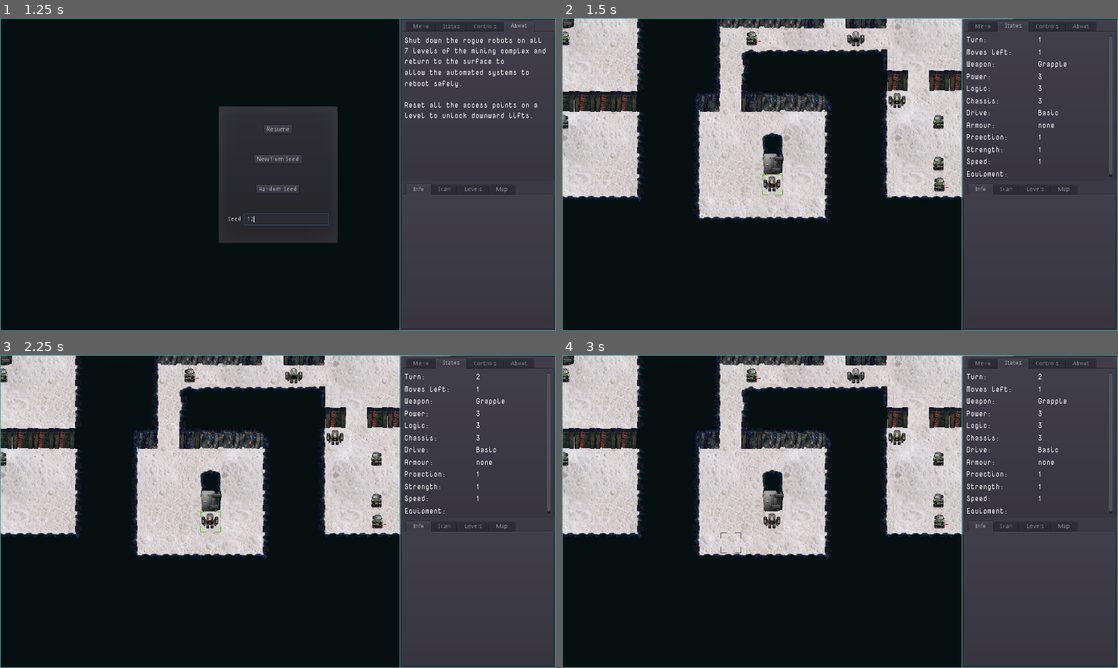
Above: before the commit, frames 1-4 (two rows, left to right).
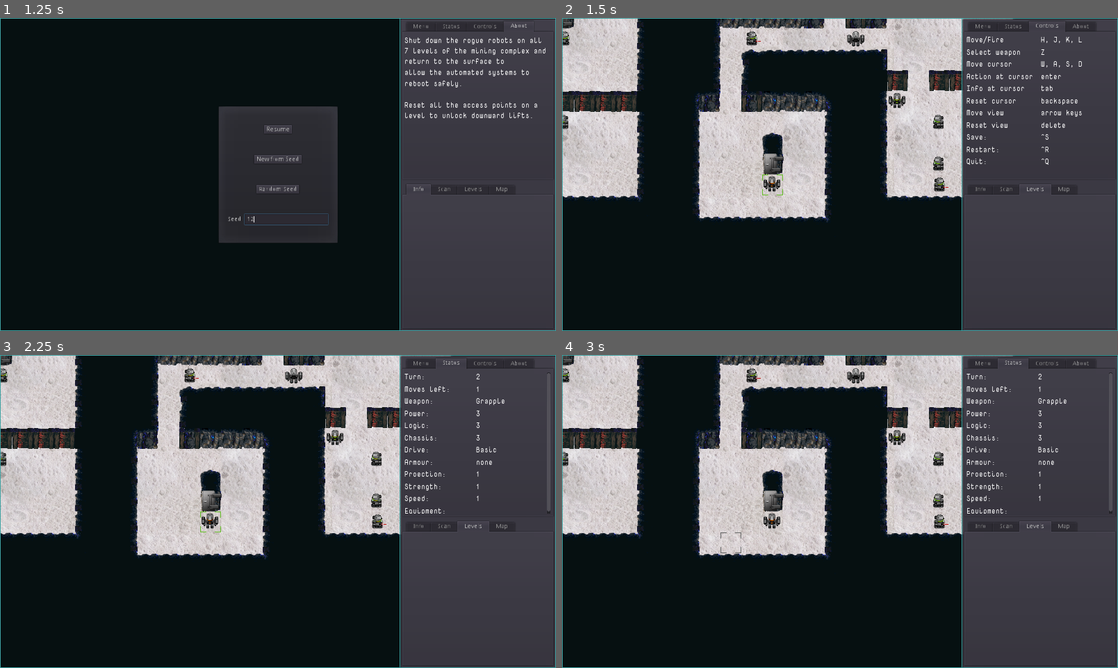
Above: after the commit, the same moments.

Repository: sarrowsmith/quasidroid
Game: Godot game, scene res://Main.tscn
Same seed, same stepped clock (60 frames per second), same inputs: the game is played once before the commit and once after it.
Inputs (mouse positions are in pixels of both pictures, inside the frame that each line leads up to):
- Up to frame 1 (1.25 s): click (289, 218) at 0.52 s; type "12" at 0.6 s
- Up to frame 2 (1.5 s): click "New from Seed" at 1.25 s
- Up to frame 3 (2.25 s): tap Enter at 2 s; move the mouse to (400, 495) at 2.02 s; tap R at 2.1 s; click (400, 495) at 2.17 s
- Up to frame 4 (3 s): tap Delete (map_reset) at 2.75 s; move the mouse to (728, 527) at 2.77 s; hold S from 2.78 s (still down); tap Q at 2.85 s

Frame 1 is identical in both runs. In frame 2, 1.2% of the frame differs, in the area x 72-99%, y 1-57%; in frame 3, 0.1%; in frame 4, 0.1%.

Commit message:
Helpful info

Diff:
--- a/Main.gd
+++ b/Main.gd
@@ -10,6 +10,7 @@
 onready var world_size = $World.world_size
 
 var turn = 1
+var target = 0
 
 
 func _ready():
@@ -33,6 +34,8 @@
 	change_level(world.create(player))
 	world.set_value("Turn", 1, true)
 	player.turn()
+	world.upper_panel.current_tab = world.LEVELS
+	world.lower_panel.current_tab = world.LEVELS
 
 
 const view_map = {
@@ -135,9 +138,14 @@
 
 
 func check_end():
+	world.set_info("""Level %s has been cleared""" % world.active_level.map_name)
 	if not world.level_one.is_clear():
 		return
+	target = turn + 100
 	world.level_one.lifts[0].unlock()
+	world.set_info("""All the levels have now been cleared.
+
+Make your way to the surface before the systems reboot in on turn %d.""" % target, true)
 
 
 func game_over():
